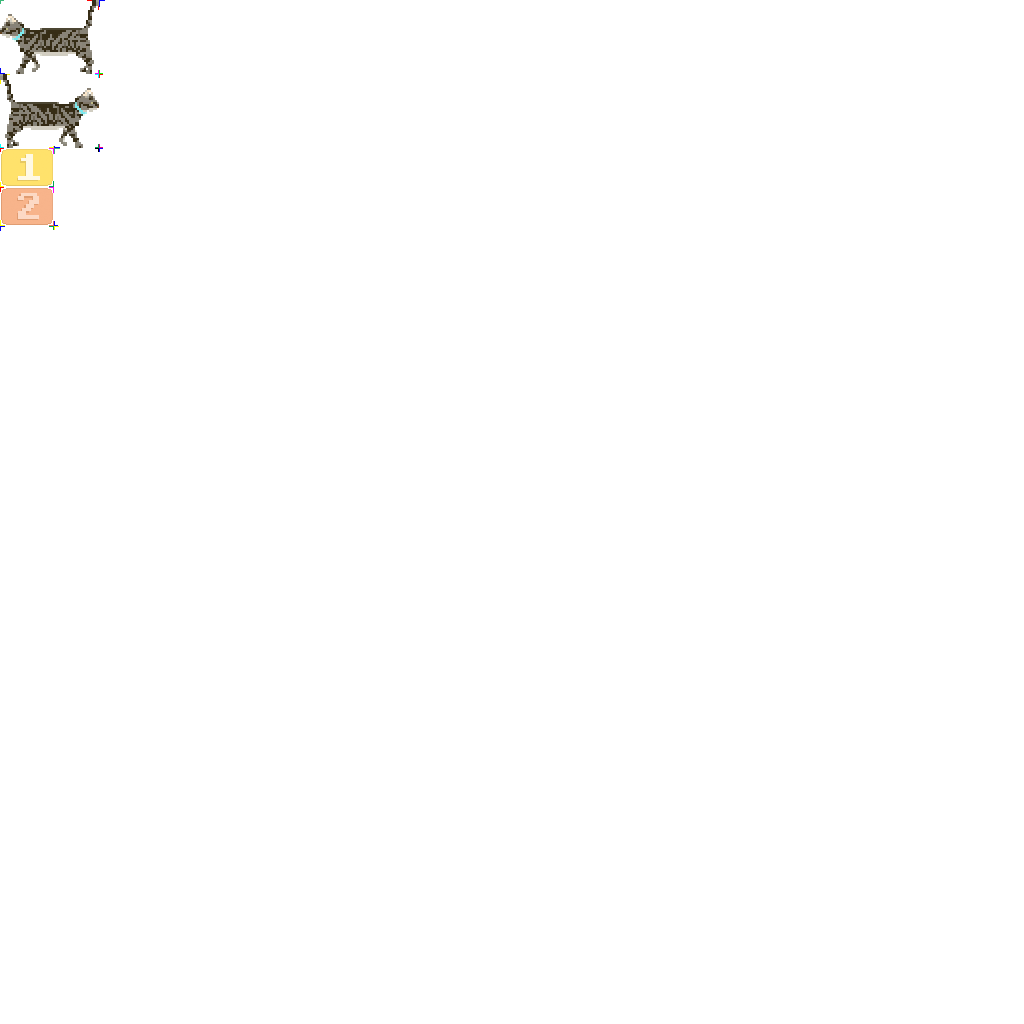
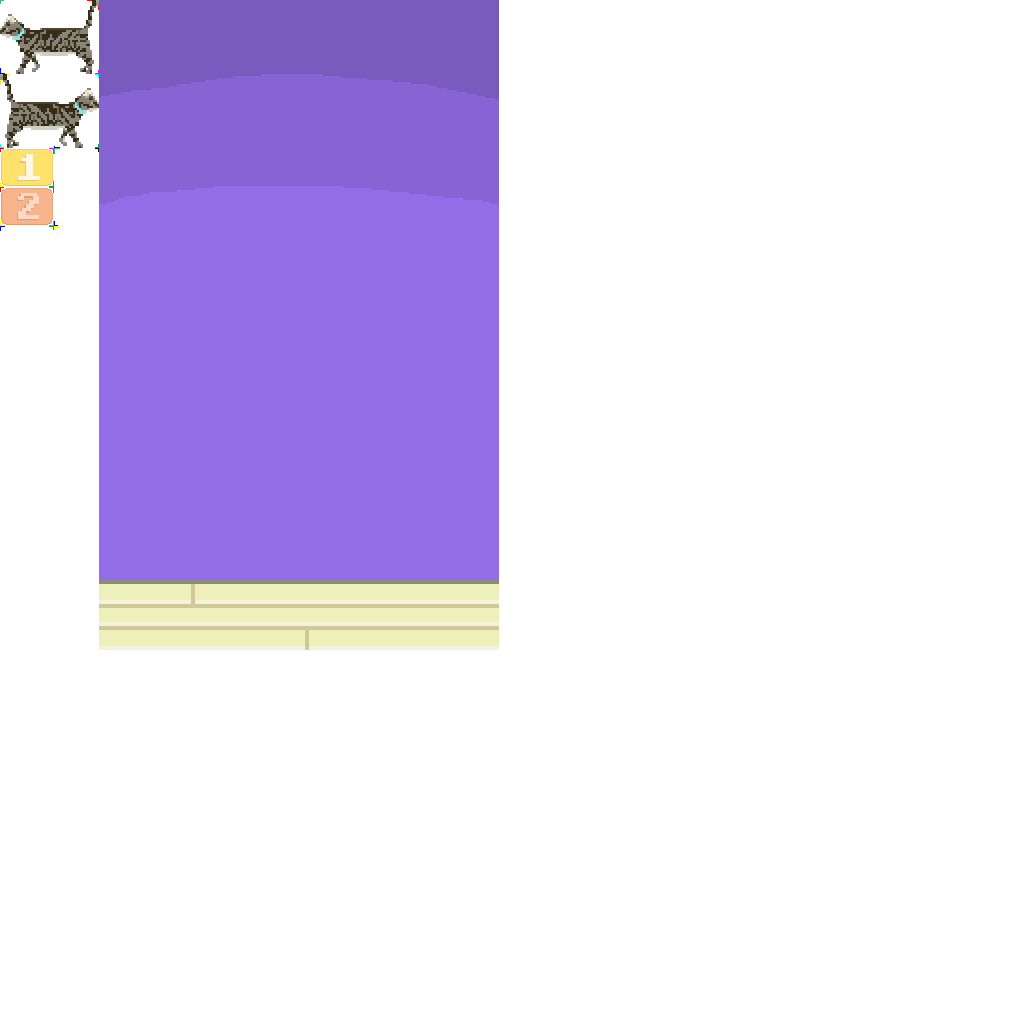
Layers edited between the first and the second 1024x1024 image:
painted on "Layer 4" over [99, 0, 105, 152]
added layer "GameBackground1" above "Background" over [99, 0, 499, 650]
